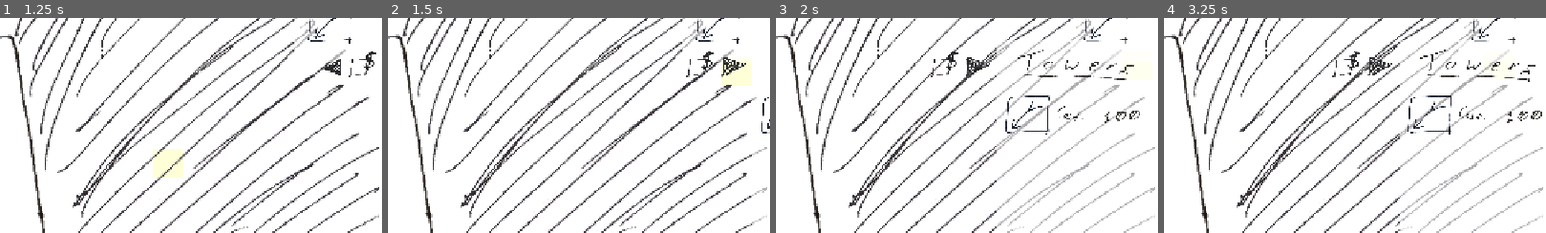
Above: before the commit, frames 1-4 (left to right).
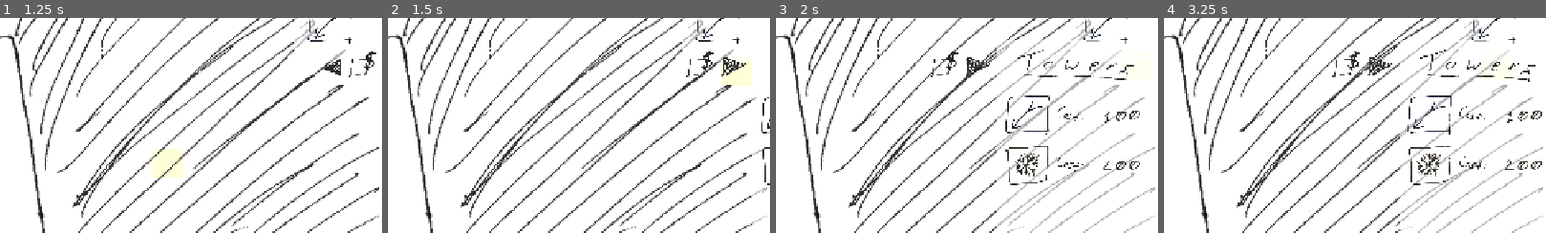
Above: after the commit, the same moments.

Repository: OzuYatamutsu/notebook-tower-defense
Game: Godot game, scene res://levels/StartScreen.tscn
Same seed, same stepped clock (60 frames per second), same inputs: the game is played once before the commit and once after it.
Inputs (mouse positions are % of the whole screen's width and height, from its top left):
- Up to frame 1 (1.25 s): move the mouse to (72, 45) at 0.52 s; click (72, 45) at 0.67 s
- Up to frame 2 (1.5 s): click (97, 23) at 1.25 s
- Up to frame 3 (2 s): no input
- Up to frame 4 (3.25 s): click (76, 23) at 2 s; click (94, 23) at 2.75 s
The pictures show only the part of the screen within x 50-100%, y 12-62%; the shares and areas given below are measured in that part.

Frame 1 is identical in both runs. In frame 2, less than 0.1% of the frame differs, in the area x 97-100%, y 60-78%; in frame 3, 0.7%; in frame 4, 0.7%, in the area x 64-99%, y 59-78%.

Commit message:
Add slow tower to tower buy menu

Diff:
--- a/components/tower_buy_item.gd
+++ b/components/tower_buy_item.gd
@@ -19,7 +19,7 @@
     Cost = tower.VALUE
     TowerPath = towerPath
 
-    TowerSprite = tower.get_node("Sprite")
+    get_node("TowerSprite").texture = tower.get_node("Sprite").texture
     tower.queue_free()
     set_anchors_preset(Control.PRESET_FULL_RECT)
 
--- a/components/tower_buy_panel.gd
+++ b/components/tower_buy_panel.gd
@@ -7,7 +7,8 @@
 @onready var BuyItemList: Control = $BuyItemList
 
 const TOWERS_TO_BUY_LIST: Array = [
-    "res://towers/BulletTower.tscn"
+    "res://towers/BulletTower.tscn",
+    "res://towers/SlowTower.tscn"
 ]
 
 const _buyItem = preload("res://components/TowerBuyItem.tscn")
--- a/towers/slow_tower.gd
+++ b/towers/slow_tower.gd
@@ -2,7 +2,7 @@
 extends Tower
 
 func _init() -> void:
-    VALUE = 100
+    VALUE = 200
     super._init()
 
 func _ready() -> void:
